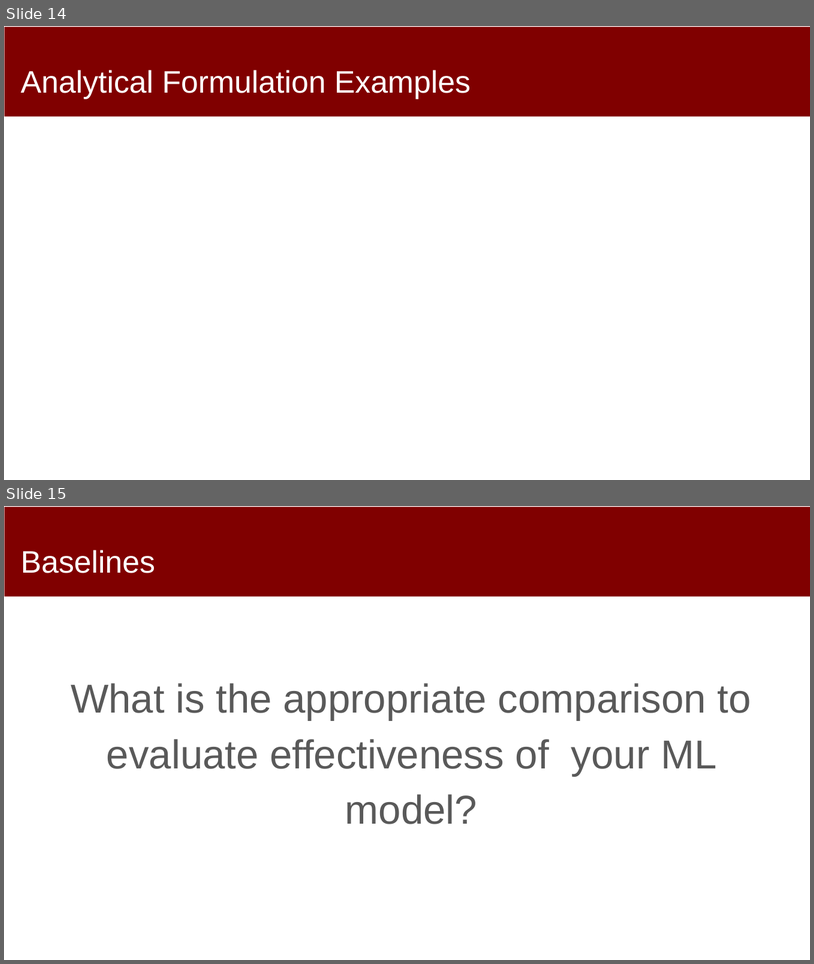
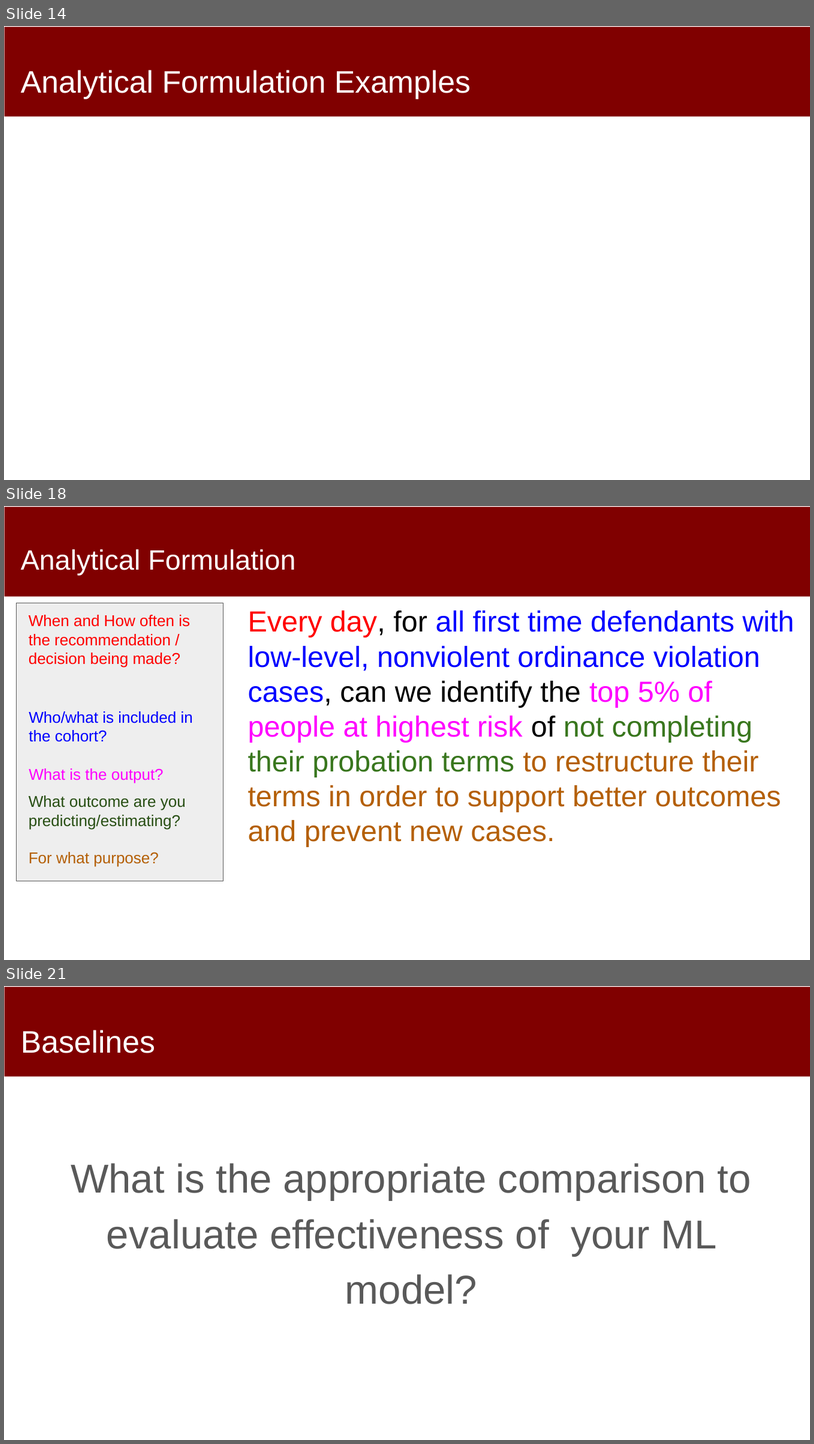
Before and after one commit to dssg/MLinPractice, a slide deck: Lectures/Lecture4-Formulation.pptx. Shown one above the other, each under a label of ours: slides 14 and 15 before the commit, slides 14, 18 and 21 after it; the slides between them are not shown. The pictures are 814x964 and 814x1444 pixels, drawn with LibreOffice and Linux fonts; fonts in the diff are those of the drawing. Boxes give left, top, right and bottom in pixels: in the first picture for what was removed or moved away, otherwise in the second. Text is boxed around its words. In the diff, an @@ line names an element or a change of style, - is before the commit and + after.

Commit message:
formulation lecture

```diff
--- a/Lectures/Lecture4-Formulation.pptx
+++ b/Lectures/Lecture4-Formulation.pptx
@@ slide 18 added at <box>4,506,810,960</box>, background #FFFFFF; not listed: 1 template element that a slide beside it also shows @@
@@ title added at <box>21,549,296,575</box>, 33.3 pt, text #FFFFFF @@
+Analytical Formulation
@@ rectangle added at <box>17,603,224,881</box>, fill #EEEEEE, outline #595959 0.75 pt @@
@@ text added at <box>248,610,794,847</box>, 34.7 pt, text #B45F06 @@
+Every day, for all first time defendants with low-level, nonviolent ordinance violation cases, can we identify the top 5% of people at highest risk of not completing their probation terms to restructure their terms in order to support better outcomes and prevent new cases.
@@ text added at <box>29,615,190,664</box>, 18.7 pt, text #FF0000 @@
+When and How often is the recommendation / decision being made?
@@ text added at <box>29,711,193,742</box>, 18.7 pt, text #0000FF @@
+Who/what is included in the cohort?
@@ text added at <box>29,768,164,783</box>, 18.7 pt, text #FF00FF @@
+What is the output?
@@ text added at <box>29,795,186,867</box>, 18.7 pt, text #274E13 @@
+What outcome are you predicting/estimating?
+For what purpose?
@@ what was slide 15 is now slide 21 @@
```
Also in this commit, not shown: 1 slide changed, 8 other slides added, 3 slides removed.
